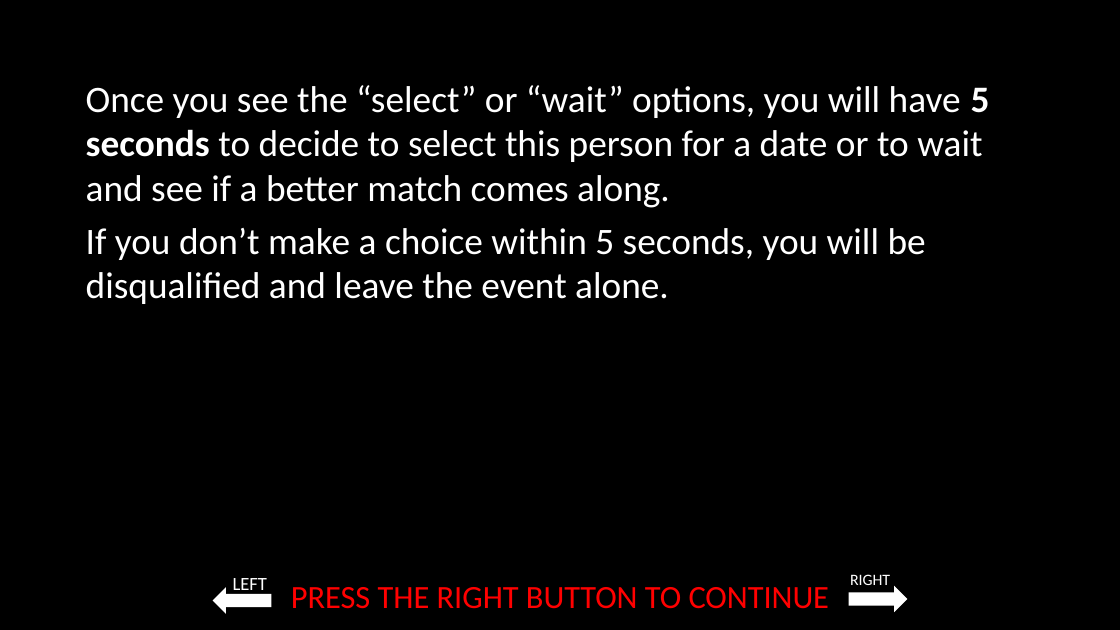
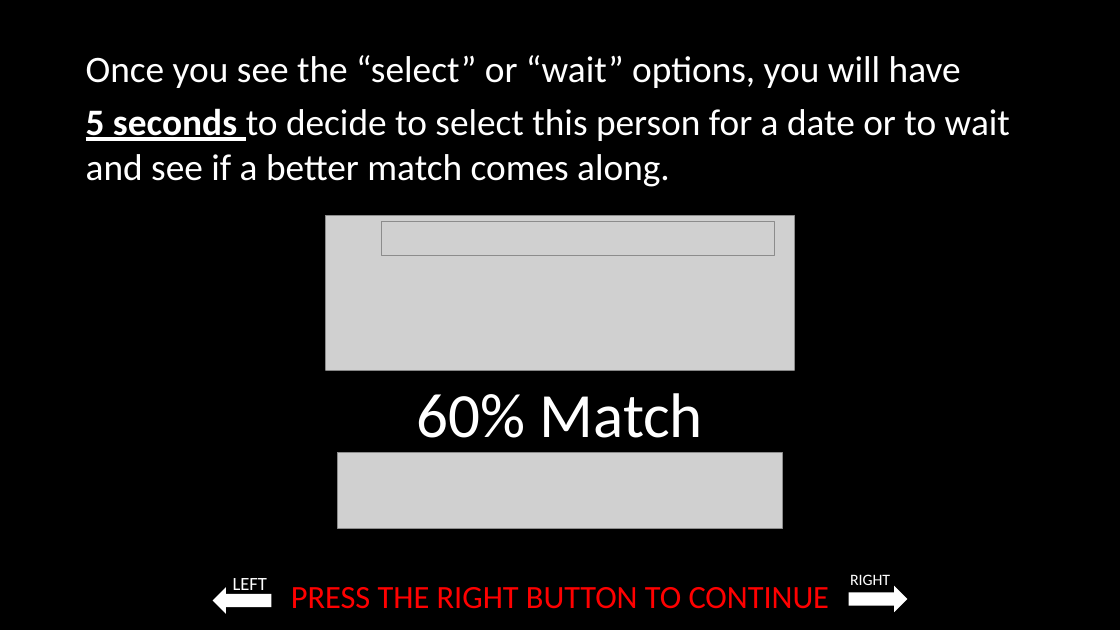
Before and after one commit to laureate-institute-for-brain-research/StimToolOnline, a slide deck: slide 11 of public/js/tasks/blind_dating/media/Blind_dating_game_instructions.pptx (slide 10 before the commit). Drawn at 1120x630 pixels with LibreOffice and Linux fonts; fonts in the diff are those of the drawing; grey boxes stand for pictures. Boxes give left, top, right and bottom in pixels: in the first picture for what was removed or moved away, otherwise in the second. Text is boxed around its words. In the diff, an @@ line names an element or a change of style, - is before the commit and + after.

```diff
--- a/public/js/tasks/blind_dating/media/Blind_dating_game_instructions.pptx
+++ b/public/js/tasks/blind_dating/media/Blind_dating_game_instructions.pptx
@@ text at bbox=[86, 55, 1010, 187]: text changed @@
-Once you see the “select” or “wait” options, you will have 5 seconds to decide to select this person for a date or to wait and see if a better match comes along.
-If you don’t make a choice within 5 seconds, you will be disqualified and leave the event alone.
+Once you see the “select” or “wait” options, you will have
+5 seconds to decide to select this person for a date or to wait and see if a better match comes along.
@@ picture added at bbox=[326, 216, 795, 385] @@
@@ picture added at bbox=[381, 222, 774, 256] @@
@@ rectangle added at bbox=[318, 371, 802, 455], fill #000000, 54 pt, text #FFFFFF @@
+60% Match
@@ picture added at bbox=[338, 453, 783, 528] @@
```
Also in this commit, not shown: 15 other slides changed, 4 slides added, 29 other files.
